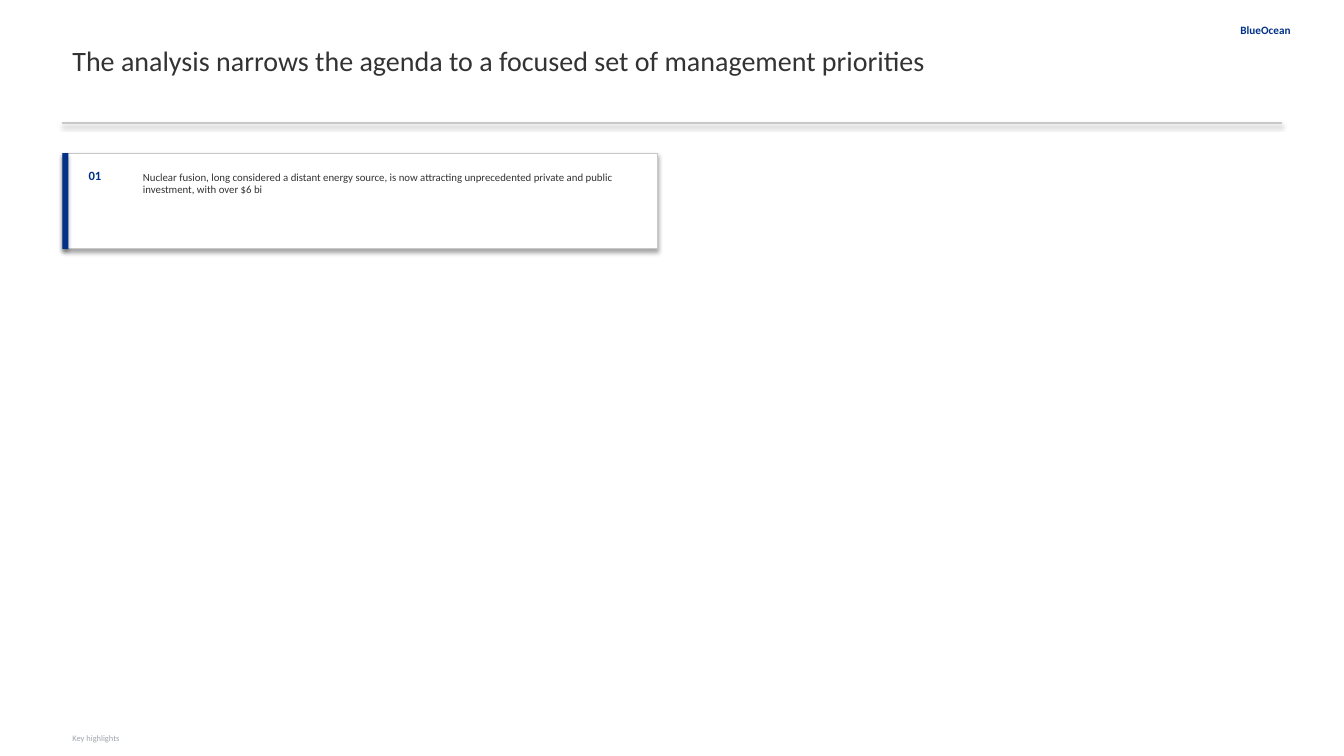
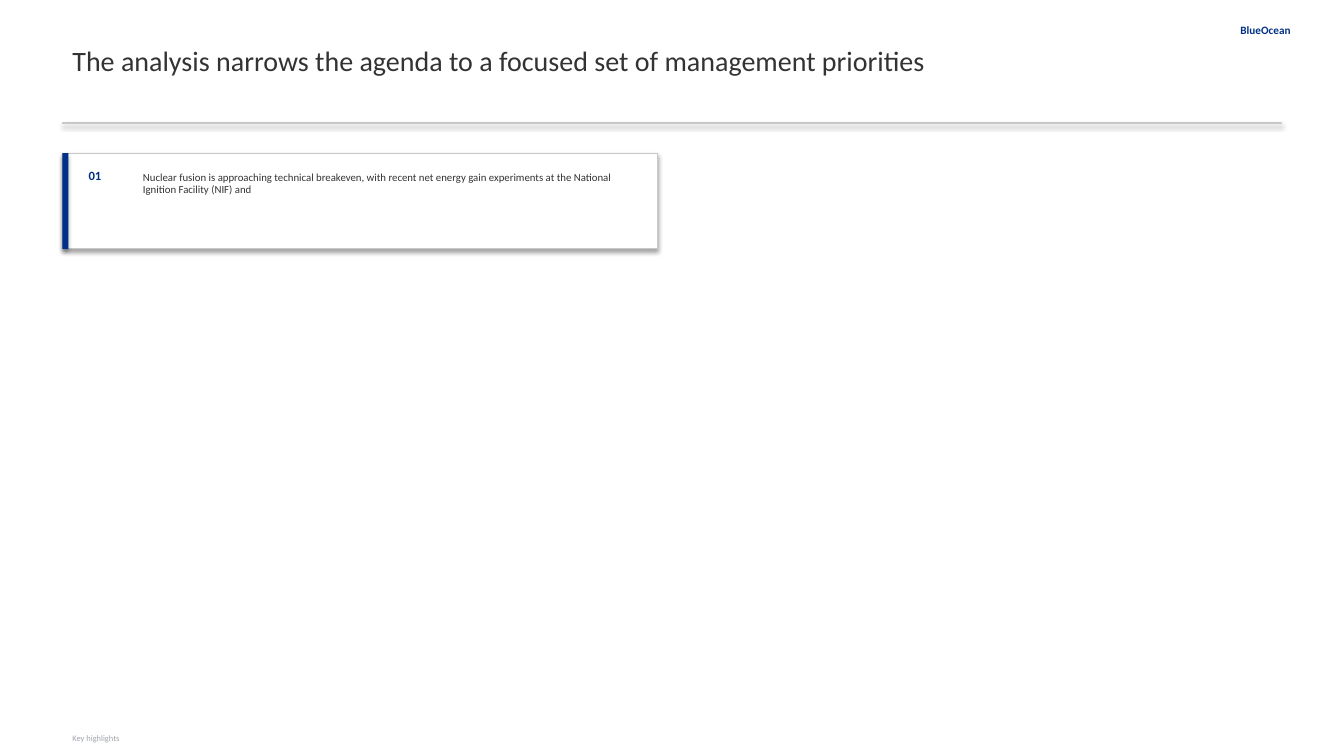
Before and after one commit to yt-feng/gen_rpt, a slide deck: slide 3 of reports/2026-05-14-nuclear-fusion-commercialization-outlook-and-strategic-impli/report.pptx. Drawn at 1344x756 pixels with LibreOffice and Linux fonts; fonts in the diff are those of the drawing. Boxes give left, top, right and bottom in pixels: in the first picture for what was removed or moved away, otherwise in the second. Text is boxed around its words. In the diff, an @@ line names an element or a change of style, - is before the commit and + after.

```diff
--- a/reports/2026-05-14-nuclear-fusion-commercialization-outlook-and-strategic-impli/report.pptx
+++ b/reports/2026-05-14-nuclear-fusion-commercialization-outlook-and-strategic-impli/report.pptx
@@ text at [143, 173, 611, 195]: text changed @@
-Nuclear fusion, long considered a distant energy source, is now attracting unprecedented private and public investment, with over $6 bi
+Nuclear fusion is approaching technical breakeven, with recent net energy gain experiments at the National Ignition Facility (NIF) and
```
Also in this commit, not shown: 4 other slides changed, 9 slides added, 6 slides removed, 50 other files.
